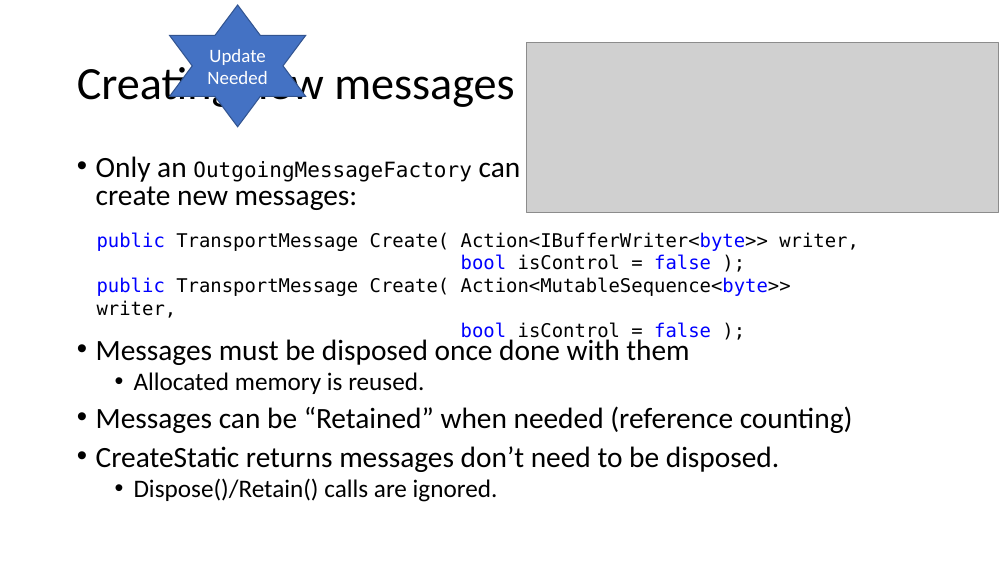
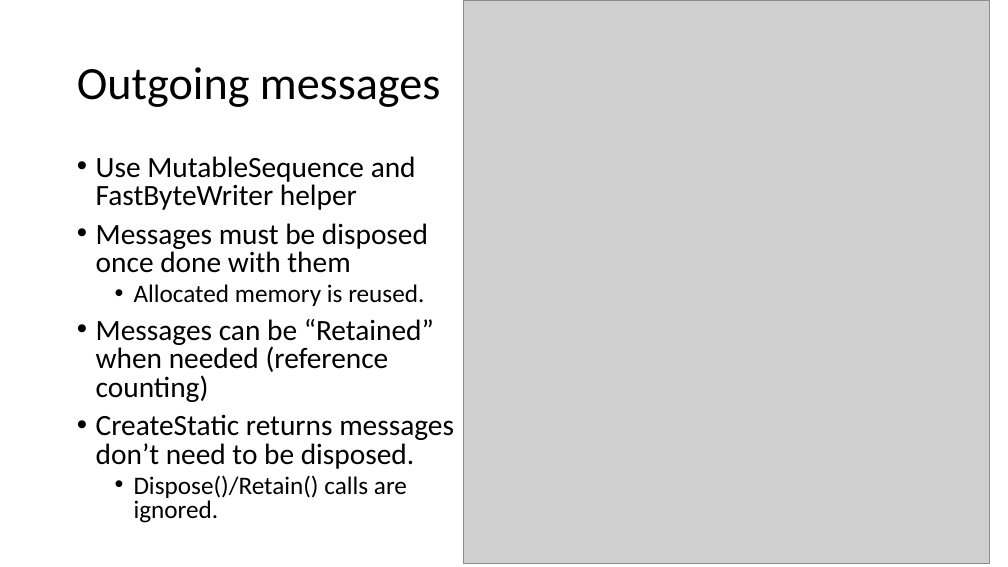
Before and after one commit to signature-opensource/CK-AppIdentity-Transport, a slide deck: slide 32 of Doc/CK-AppIdentity.pptx (slide 34 before the commit). Drawn at 1008x567 pixels with LibreOffice and Linux fonts; fonts in the diff are those of the drawing; grey boxes stand for pictures. Boxes give left, top, right and bottom in pixels: in the first picture for what was removed or moved away, otherwise in the second. Text is boxed around its words. In the diff, an @@ line names an element or a change of style, - is before the commit and + after.

Commit message:
Added ClockOffset on TransportFeature.
Updated pptx.

```diff
--- a/Doc/CK-AppIdentity.pptx
+++ b/Doc/CK-AppIdentity.pptx
@@ star removed at [169, 5, 306, 127] @@
-Update Needed
@@ picture added at [464, 0, 989, 564] @@
@@ picture removed at [526, 42, 999, 212] @@
@@ title at [77, 67, 440, 107]: text changed @@
-Creating new messages
+Outgoing messages
@@ text at [96, 156, 416, 210]: text changed @@
-• Only an OutgoingMessageFactory can
-  create new messages:
+• Use MutableSequence and FastByteWriter helper
@@ text removed at [97, 232, 859, 342] @@
-public TransportMessage Create( Action<IBufferWriter<byte>> writer,
-bool isControl = false );
-public TransportMessage Create( Action<MutableSequence<byte>> writer,
-bool isControl = false );
```
Also in this commit, not shown: 10 other slides changed, 2 slides added, 9 slides removed, 20 other files.
